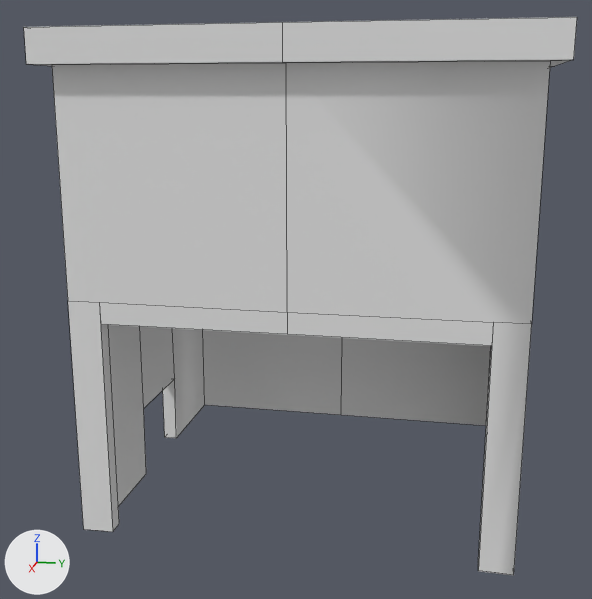
The FBX model Huppukamut/Assets/3D/Environment/Environment_Mesh/huppukamut_talo7.fbx: old version first, new version second.
Rendered twice from a 50 mm lens placed at (17.43, 2.82, 8.09), pointed at (-0.69, -0.81, 3.56). The axes (+X, +Y, +Z) are drawn at lower left. The lights are the same throughout. Mesh edges are drawn as thin lines. Vertices at the same position are counted once.

In view in the first picture: 'Talo7'.
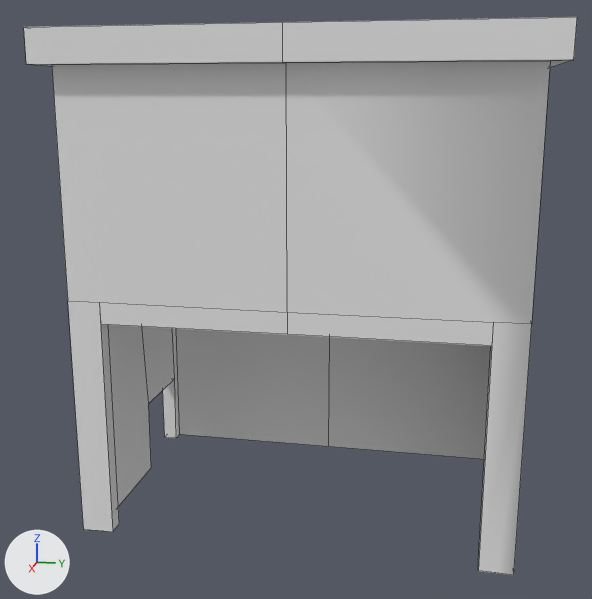
Patch to the scene script:
```diff
--- a/Huppukamut/Assets/3D/Environment/Environment_Mesh/huppukamut_talo7.fbx.py
+++ b/Huppukamut/Assets/3D/Environment/Environment_Mesh/huppukamut_talo7.fbx.py
@@ me_talo1_001 @@
 me_talo1_001.from_pydata(...)  # 116 vertices, 97 faces; spans x -6.66..4.43, y -4.34..4.34, z -0.01..9.23
 # used by ob_talo7; location = (0.0, 0.0, 0.0)
+# me_talo1_001 part 1: all 8 vertices in x 1.61, y -4.04..4.04, z -0.01..1.53 are moved by (-0.29, 0.0, 0.0)
+# me_talo1_001 part 2: all 6 vertices in x -2.69, y -3.73..3.73, z 0.0..4.54 are moved by (2.05, 0.0, 0.0)
 me_talo1_001.materials.append(mat_testi)
```

Changed parts and their boxes (x1, y1, x2, y2) in the pictures (592 x 599 px; the box of a moved part takes in the faces that stretch with it):
part 1 of me_talo1_001, moved or reshaped
    both: (84, 325, 506, 575)
part 2 of me_talo1_001, moved or reshaped
    before: (172, 328, 491, 438)
    after: (172, 328, 491, 459)
